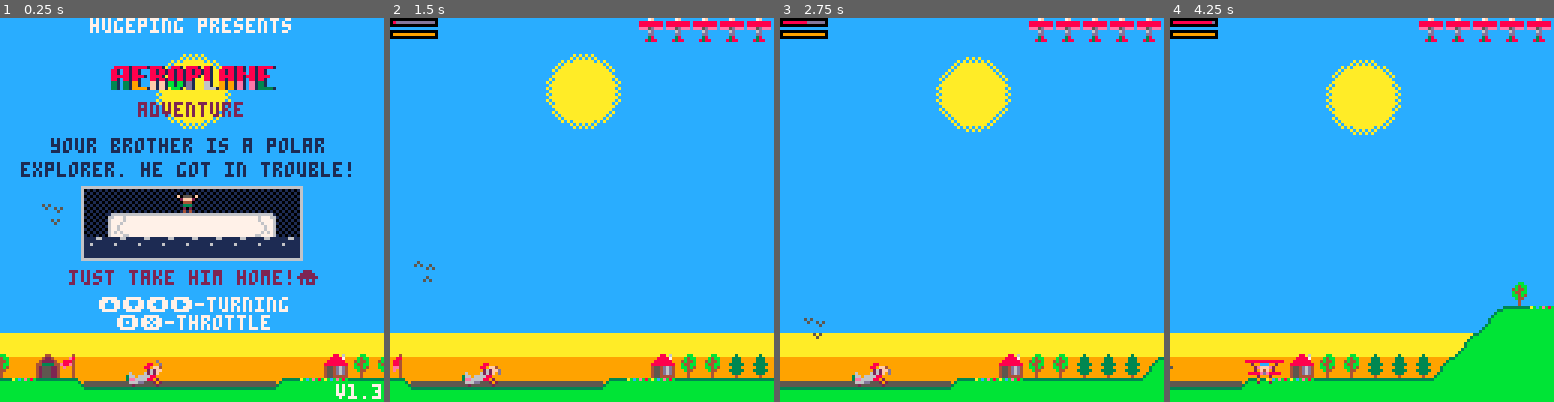
Above: before the commit, frames 1-4 (left to right).
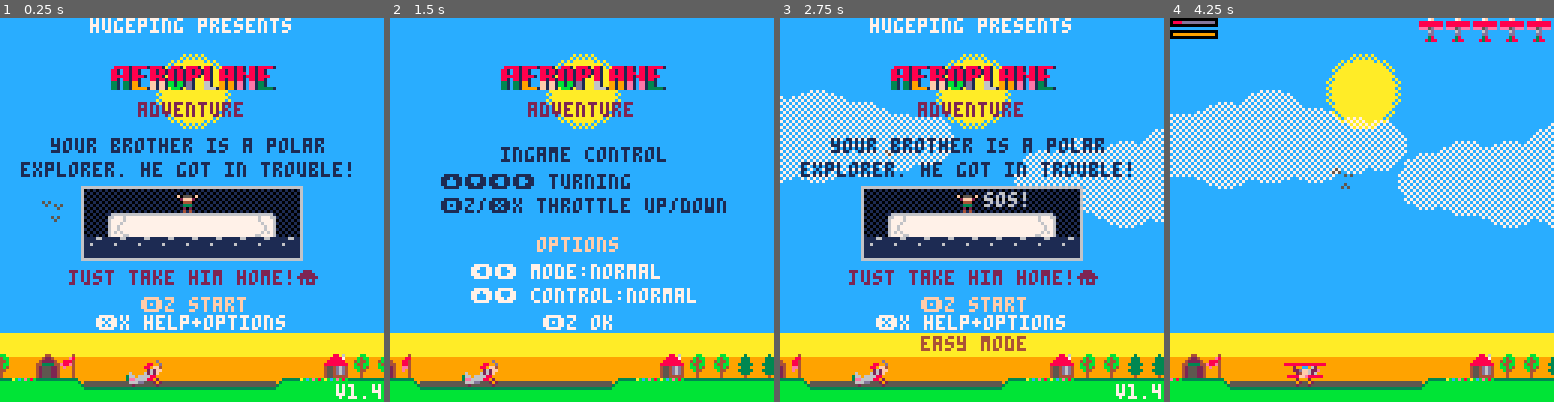
Above: after the commit, the same moments.

Repository: gl00my/pico8-games
Game: PICO-8 cartridge aadv.p8
The game is run twice, just before and just after one commit, with the same random seed, the same clock (stepped at 60 frames per second) and the same inputs.
Inputs:
- Up to frame 1 (0.25 s): no input
- Up to frame 2 (1.5 s): tap X (X key) at 0.33, 1.07 s; tap O (Z key) at 0.7 s
- Up to frame 3 (2.75 s): hold Right 1.6-2.1 s; tap O (Z key) at 1.7, 2.1, 2.5 s; tap X (X key) at 1.85 s; hold Up 2.15-2.42 s; hold Right from 2.47 s (still down)
- Up to frame 4 (4.25 s): tap O (Z key) every 0.4 s from 2.9 to 4.1 s; tap X (X key) at 2.97, 4.08 s; release Right at 3.03 s; hold Left 3.08-3.58 s; hold Down 3.63-3.97 s; hold Right from 4.02 s (still down)

The runs differ from the first frame. In frame 1, 2.4% of the frame differs, in the area x 10-99%, y 47-100%; in frame 2, 12%; in frame 3, 31%, in the area x 0-100%, y 0-100%; in frame 4, 18%.

Commit message:
1.4 version

Diff:
--- a/aadv.p8
+++ b/aadv.p8
@@ -3,6 +3,8 @@
 __lua__
 -- aeroplane adventure
 -- by hugeping
+easy=false
+invert=false
 tm=0
 pspr={
 	{64,8,10,1-1/8},--\\
@@ -133,7 +135,7 @@
 		p.t=p.t-0.01
 		if (p.t<0)p.t=0
 	else
-		p.f-=p.t*0.001
+		p.f-=p.t*(easy and 0.75 or 1)*0.001
 		if (p.f<0)p.f=0
 	end
 	local dx=1*cos(a)*(t)
@@ -145,7 +147,7 @@
 	if (not p.turn) p.land=false
 	if not p.stp and not p.land
 	and colc then
-		if fget(colc,1) and abs(p.dir)>2 and abs(p.dir)<5 then
+		if fget(colc,1) and abs(p.dir)>(easy and 1 or 2) and abs(p.dir)<5 then
 			-- p.y=coly\8*8-1
 			p.dir=d>0 and 4 or -4
 			p.land=true
@@ -217,8 +219,9 @@
 			p.turn=1
 	end
 	if p.f>0 then
-		if btn(4) or (btn(1) and d>0) or
-		(btn(0) and d<0) then
+		if btn(4) then
+-- or (btn(1) and d>0) or
+--	(btn(0) and d<0) then
 			p.t+=0.02
 		elseif btn(5) then
 			p.t-=0.02
@@ -228,10 +231,10 @@
 	if (p.t<0) p.t=0
 	if not p.land and
 	tm%3==0 and not p.turn then
-		if btn(2) and
+		if btn(invert and 3 or 2) and
 	 	abs(p.dir)<5 and p.y>=8 then
    if (t>=0.3 or abs(p.dir)<2) p.dir+=d
-		elseif btn(3) and
+		elseif btn(invert and 2 or 3) and
  		abs(p.dir)>1 then
 			p.dir-=d
 		end
@@ -273,7 +276,7 @@
 		add(c,{x2,y,r2,rnd(1)})
 	end
 	c.d=(flr(rnd(2)) == 1) and 1 or -1
-	c.f=(flr(rnd(3)) == 1) and true or false
+	c.f=(flr(rnd(easy and 4 or 3)) == 1) and true or false
 	if (c.f and c.y<r)c.y=r+8
 	if c.f and abs(xnorm(c.x-plane.x)) < 128 then
 		c.f=false
@@ -347,7 +350,7 @@
 		v[4]+=rnd(0.01)
 	end
 	if c.f and not c.flash
-	and tm%30==0 and rnd(100)<30 then
+	and tm%30==0 and rnd(100)<(easy and 15 or 30) then
 		c.flash=1
 	end
 	return seen
@@ -366,7 +369,8 @@
 end
 
 function bird(x,y)
-	return {s=rnd(0.8)+0.4,spr=66,x=x,y=y,d=rnd(1),f=flr(rnd(2))}
+	return {s=rnd((easy and 0.5 or 0.8)+0.4), spr=66,
+		x=x,y=y,d=rnd(1),f=flr(rnd(2))}
 end
 
 function bal(x,y)
@@ -437,7 +441,7 @@
 crashes={}
 
 function start()
-	if (not ending) music(1)
+	if (not ending and not options) music(1)
 	for v in all(crashes) do
 		mm(v[2],v[3],v[1])
 	end
@@ -581,8 +585,9 @@
 	if c==0 then
 		v.x,v.y=xnorm(xx),yy
 	else
-		v.d=rnd(1)
-		v.s=rnd(0.8)+0.4
+	 local b=bird(v.x,v.y)
+		v.d=b.d
+		v.s=b.s
 	end
 	if not plane.land and
 		not plane.stp and
@@ -618,12 +623,27 @@
 		title+=1
 		if (title==0) then
 			title=false
-			music(-1)
-		end
-	end
-	if title and (btnp(4) or btnp(5)) then
-		title=-10
-		return
+			music(-1,250)
+		end
+	end
+	if title then
+		if options then
+			if btn(4) then
+				start()
+		 	options=not options
+			elseif btnp(0) or btnp(1) then
+				easy=not easy
+				sfx(6)
+		 elseif btnp(2) or btnp(3) then
+		 	invert=not invert
+				sfx(6)
+			end
+		elseif btnp(4) then
+	 	title=-10
+ 		return
+ 	elseif btnp(5) then
+ 		options=not opttions
+ 	end
 	end
 	if gameover then
 		gameover+=1
@@ -818,13 +838,37 @@
 		end
 	end
 end
+function opts(x,y)
+	y+=3
+	x+=16
+ print("ingame control",x+20,y,1)
+ y+=9
+ if not invert then
+	 print("⬆️⬇️⬅️➡️ turning",x,y)
+ else
+	 print("⬇️⬆️⬅️➡️ turning",x,y)
+	end
+ y+=8
+	print("🅾️z/❎x throttle up/down",x,y)
+ y+=13
+ print("options",x+32,y,0xf)
+ y+=9
+ x+=10
+ local m=easy and "easy" or "normal"
+	print("⬅️➡️ mode:"..m,x,y,7)
+	m=invert and "inverted" or "normal"
+	y+=8
+	print("⬆️⬇️ control:"..m,x,y)
+	y+=9
+	print("🅾️z ok",x+24,y,(tm\5%2==0)and 7 or 15)
+end
 
 function help(x,y)
 	print("your brother is a polar",x+16,y,1)
 	print("explorer. he got in trouble!",x+6,y+8)
 	fillp(0b1010010110100101)
+	y+=1
 	x+=3
-	y+=1
 	rectfill(x+24,y+16,x+95,y+32,0x10)
 	for i=0,8 do
 		local c=0
@@ -847,10 +891,13 @@
 	end
 	x-=3
 	print("just take him home!⌂",x+22,y+43,2)
-	print("⬆️⬇️⬅️➡️-turning",x+32,y+52,7)
-	print("🅾️❎-throttle",x+38,y+58)
-	print("hugeping presents",30,0)
-	print("v1.3",112,122)
+ print("🅾️z start",x+46,y+52,(tm\5%2==0)and 7 or 15)
+ print("❎x help+options",x+31,y+58,7)
+ if easy then
+		print("easy mode",x+46,y+65,4)
+	end
+	print("hugeping presents",30,0,7)
+	print("v1.4",112,122)
 end
 
 function _draw()
@@ -886,7 +933,11 @@
 	if title then
 		spr(200,36,16,7,1)
 		print("adventure",46,28,2)
-		help(1,40)
+  if options then
+			opts(1,40)
+  else
+			help(1,40)
+		end
 	end
 	if gameover then
 		print("game over!",45,63,7)
Not shown, changed: the sound effects (__sfx__) section of aadv.p8
